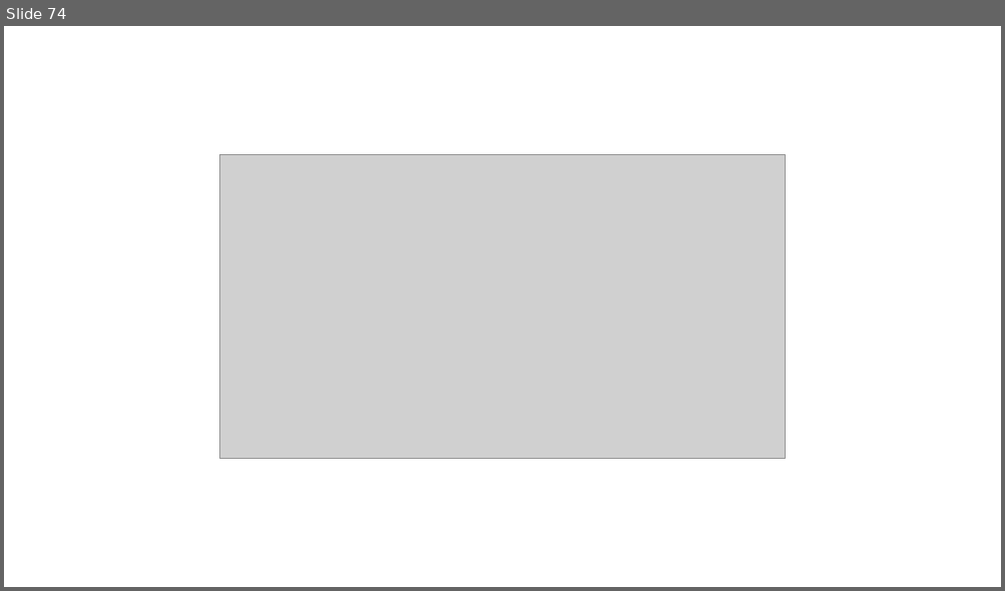
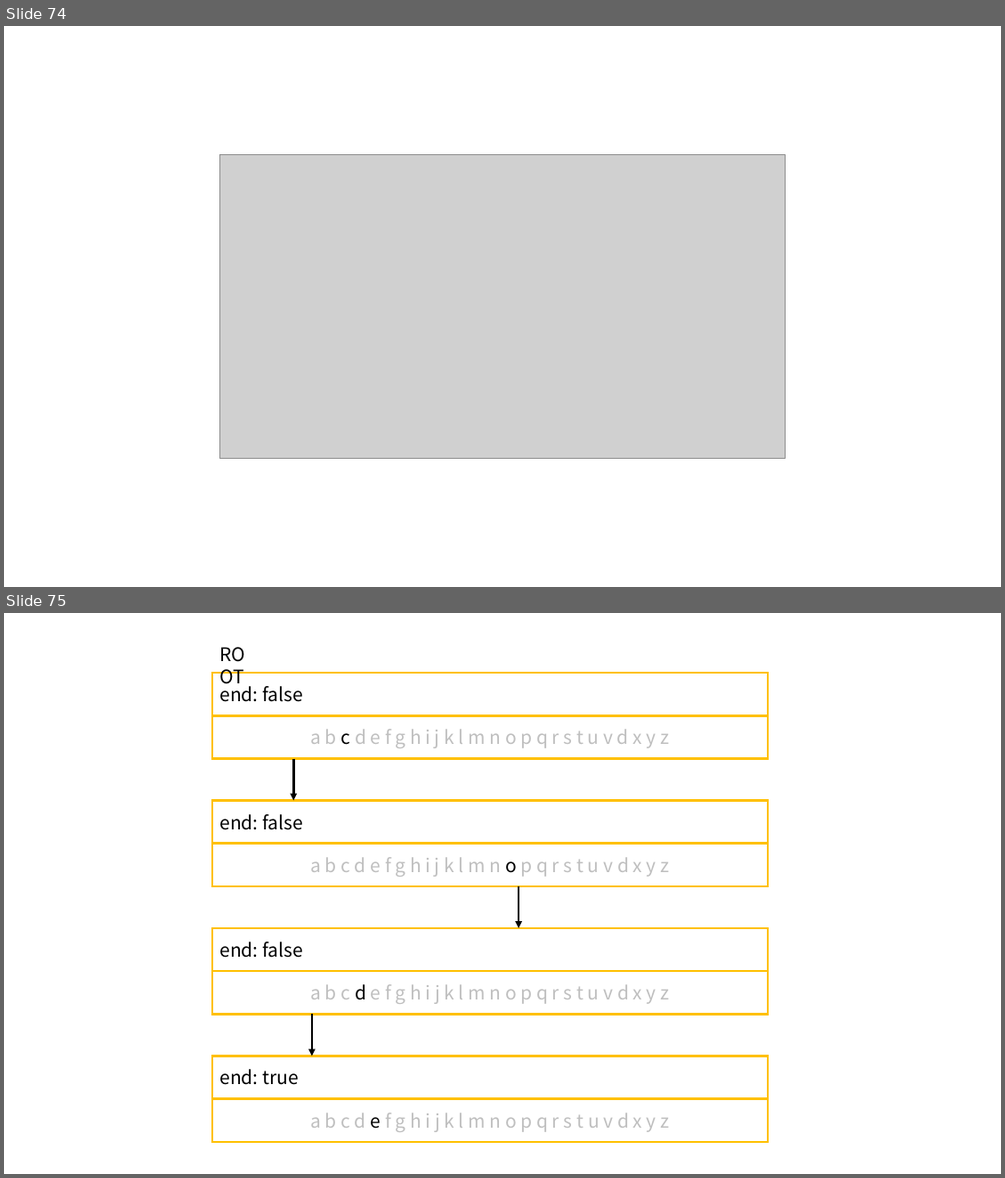
Before and after one commit to Oh-MyBug/LeetCode, a slide deck: PPT/PPT.pptx. Shown one above the other, each under a label of ours: slide 74 before the commit, slides 74 and 75 after it. The pictures are 1005x591 and 1005x1178 pixels, drawn with LibreOffice and Linux fonts; fonts in the diff are those of the drawing; grey boxes stand for pictures. Boxes give left, top, right and bottom in pixels: in the first picture for what was removed or moved away, otherwise in the second. Text is boxed around its words. In the diff, an @@ line names an element or a change of style, - is before the commit and + after.

Commit message:
Update PPT

```diff
--- a/PPT/PPT.pptx
+++ b/PPT/PPT.pptx
@@ slide 75 added at (4, 613, 1001, 1174), background #FFFFFF @@
@@ text added at (212, 639, 266, 669), 18 pt, text #000000 @@
+ROOT
@@ rectangle added at (212, 673, 769, 715), outline #FFC000 2.25 pt, 18 pt, text #000000 @@
+end: false
@@ rectangle added at (212, 715, 769, 758), outline #FFC000 2.25 pt, 18 pt, text #BFBFBF @@
+a b c d e f g h i j k l m n o p q r s t u v d x y z
@@ arrow added from (293, 759) to (293, 801), #000000 2.25 pt @@
@@ rectangle added at (212, 801, 769, 844), outline #FFC000 2.25 pt, 18 pt, text #000000 @@
+end: false
@@ rectangle added at (212, 844, 769, 886), outline #FFC000 2.25 pt, 18 pt, text #BFBFBF @@
+a b c d e f g h i j k l m n o p q r s t u v d x y z
@@ arrow added from (518, 886) to (518, 928), #000000 2.25 pt @@
@@ rectangle added at (212, 928, 769, 971), outline #FFC000 2.25 pt, 18 pt, text #000000 @@
+end: false
@@ rectangle added at (212, 971, 769, 1013), outline #FFC000 2.25 pt, 18 pt, text #BFBFBF @@
+a b c d e f g h i j k l m n o p q r s t u v d x y z
@@ arrow added from (312, 1013) to (312, 1055), #000000 2.25 pt @@
@@ rectangle added at (212, 1055, 769, 1098), outline #FFC000 2.25 pt, 18 pt, text #000000 @@
+end: true
@@ rectangle added at (212, 1099, 769, 1142), outline #FFC000 2.25 pt, 18 pt, text #BFBFBF @@
+a b c d e f g h i j k l m n o p q r s t u v d x y z
```
Also in this commit, not shown: 7 other slides added, 1 slide removed.
